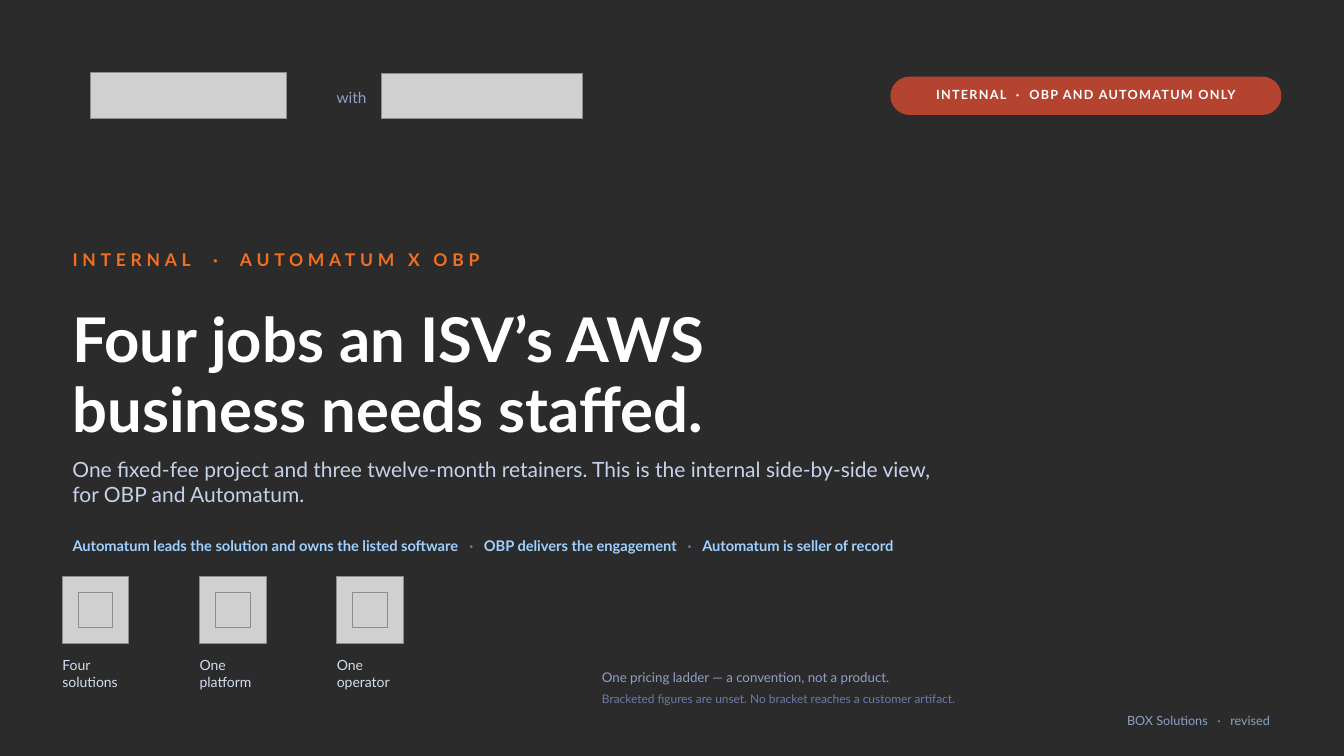
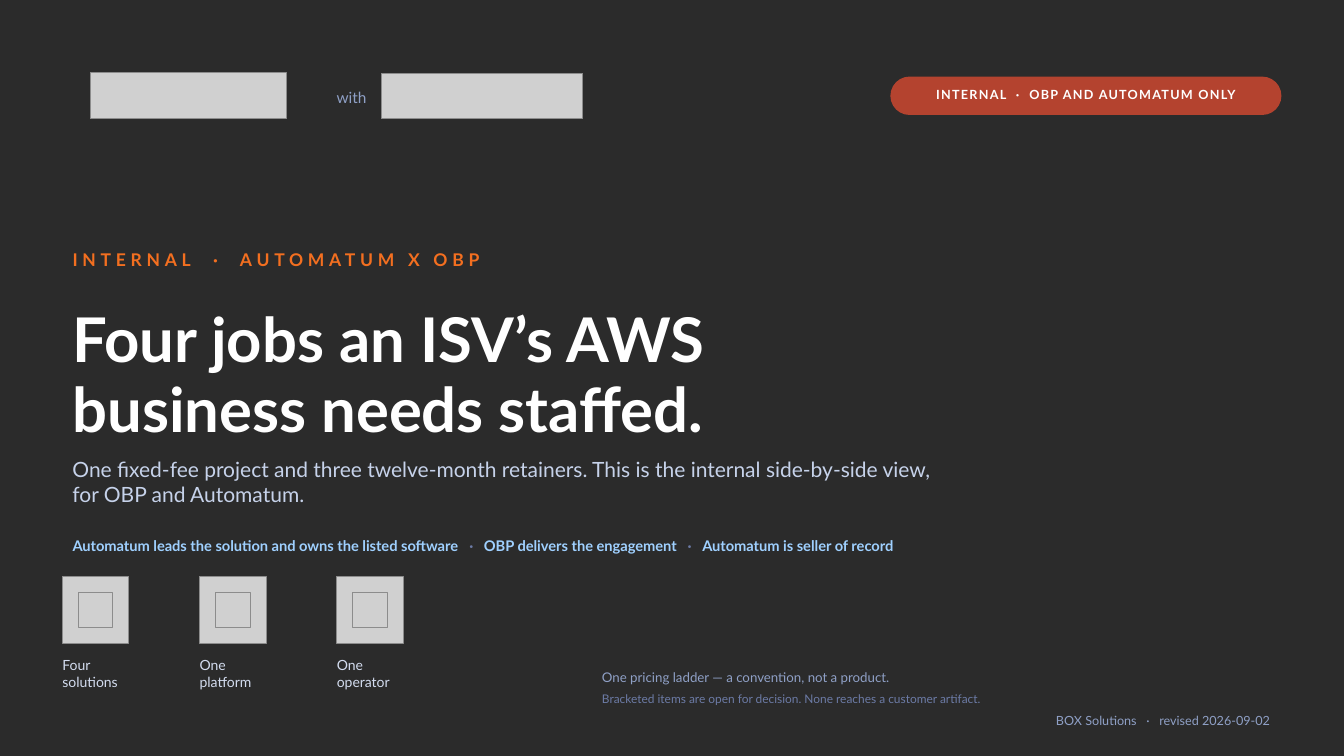
Before and after one commit to KianteEvans/barberbook, a slide deck: slide 1 of docs/deck/BOX_Solutions_Revised.pptx. Drawn at 1344x756 pixels with LibreOffice and Linux fonts; fonts in the diff are those of the drawing; grey boxes stand for pictures; background and template pictures are left out; a plain dark background stands for a picture behind light text. Boxes give left, top, right and bottom in pixels: in the first picture for what was removed or moved away, otherwise in the second. Text is boxed around its words. In the diff, an @@ line names an element or a change of style, - is before the commit and + after.

```diff
--- a/docs/deck/BOX_Solutions_Revised.pptx
+++ b/docs/deck/BOX_Solutions_Revised.pptx
@@ text at (x1=602, y1=694, x2=980, y2=705): text changed @@
-Bracketed figures are unset. No bracket reaches a customer artifact.
+Bracketed items are open for decision. None reaches a customer artifact.
@@ text at (x1=1056, y1=715, x2=1270, y2=725): text changed @@
-BOX Solutions · revised
+BOX Solutions · revised 2026-09-02
```
Also in this commit, not shown: 6 other slides changed, 2 other files.
